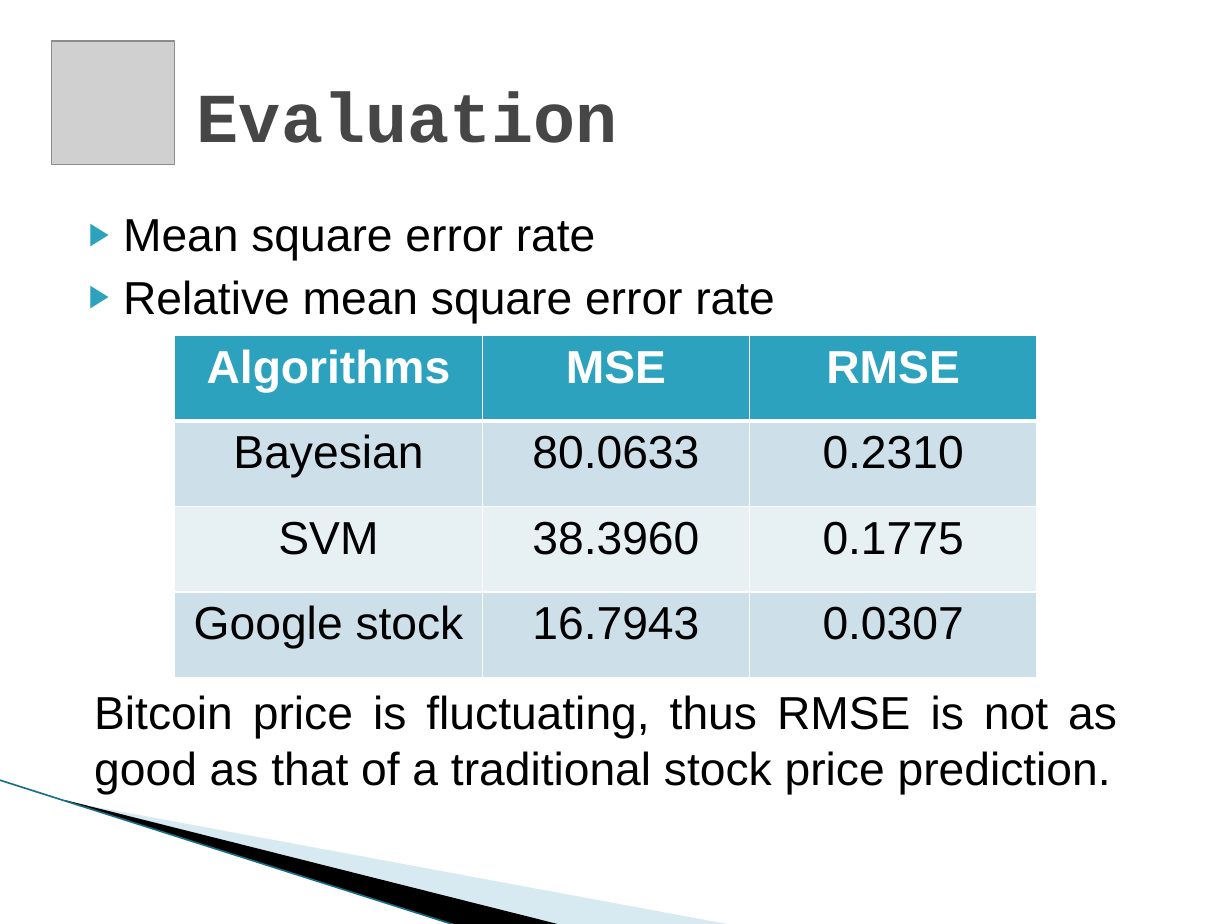
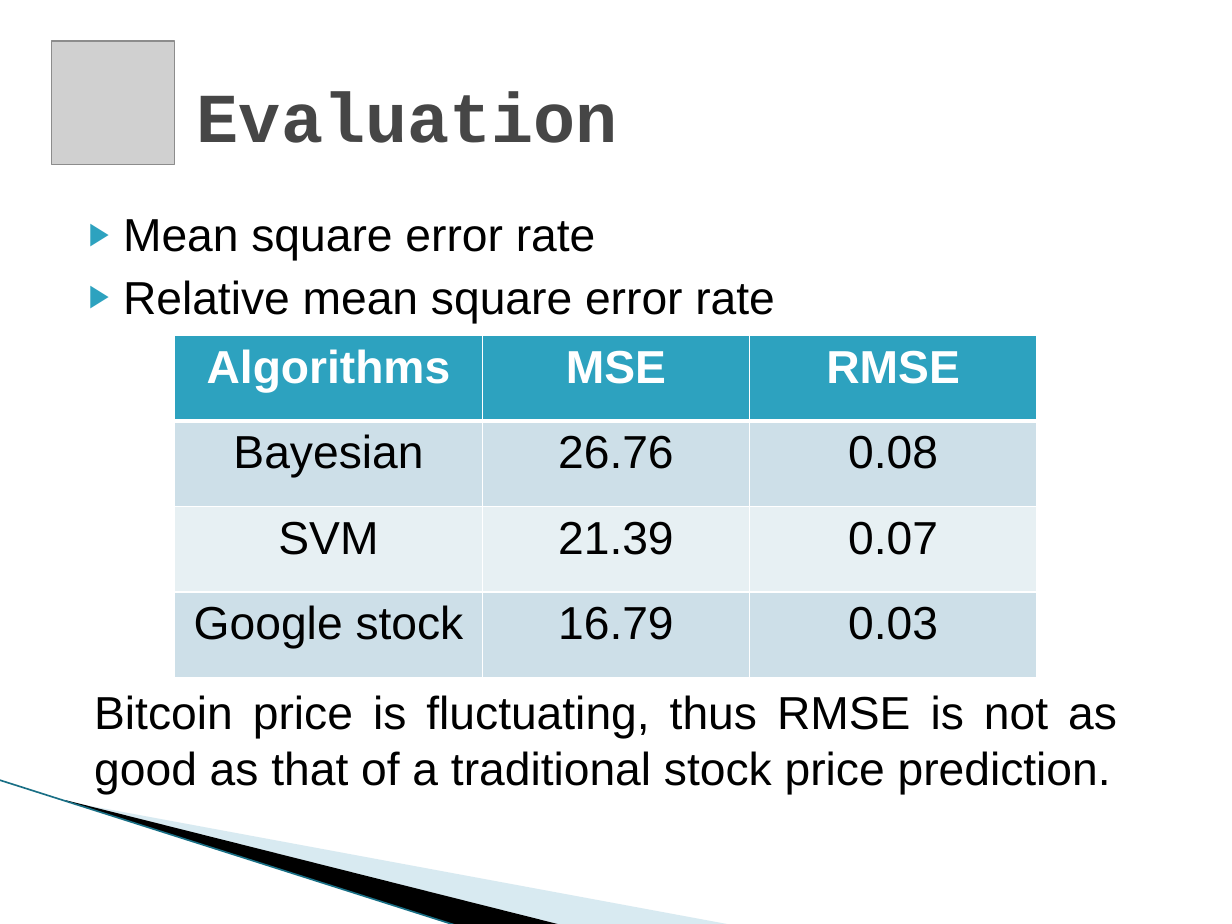
Before and after one commit to yyl/btc-price-analysis, a slide deck: slide 10 of DM_Project.pptx. Drawn at 1232x924 pixels with LibreOffice and Linux fonts; fonts in the diff are those of the drawing; grey boxes stand for pictures; background and template pictures are left out. Boxes give left, top, right and bottom in pixels: in the first picture for what was removed or moved away, otherwise in the second. Text is boxed around its words. In the diff, an @@ line names an element or a change of style, - is before the commit and + after.

Commit message:
latest version

```diff
--- a/DM_Project.pptx
+++ b/DM_Project.pptx
@@ table at (175, 335, 1037, 678) @@
-row 2, column 2: 80.0633
+row 2, column 2: 26.76
-row 2, column 3: 0.2310
+row 2, column 3: 0.08
-row 3, column 2: 38.3960
+row 3, column 2: 21.39
-row 3, column 3: 0.1775
+row 3, column 3: 0.07
-row 4, column 2: 16.7943
+row 4, column 2: 16.79
-row 4, column 3: 0.0307
+row 4, column 3: 0.03
```
Also in this commit, not shown: 5 other slides changed, 1 slide removed.
